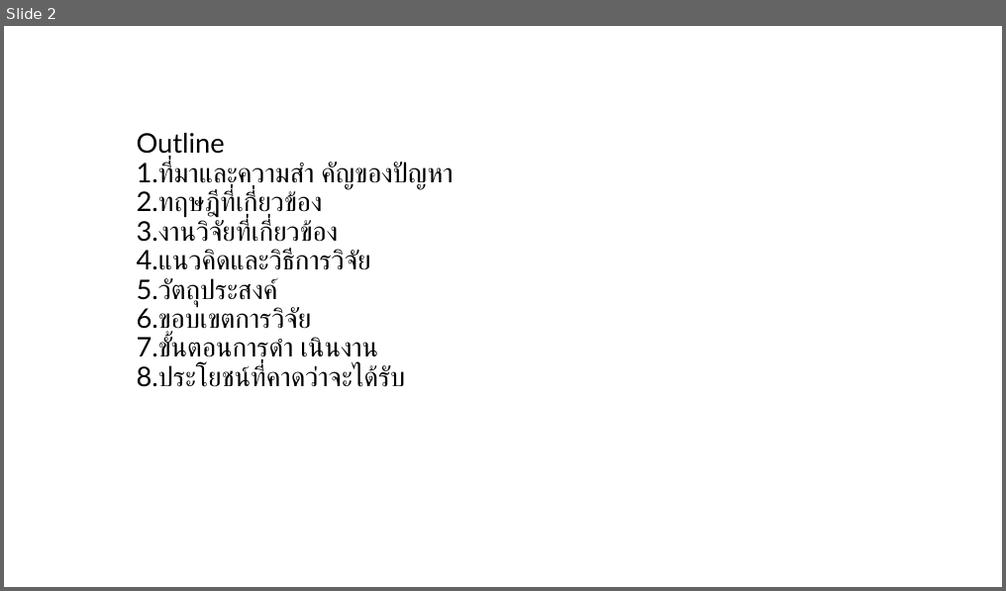
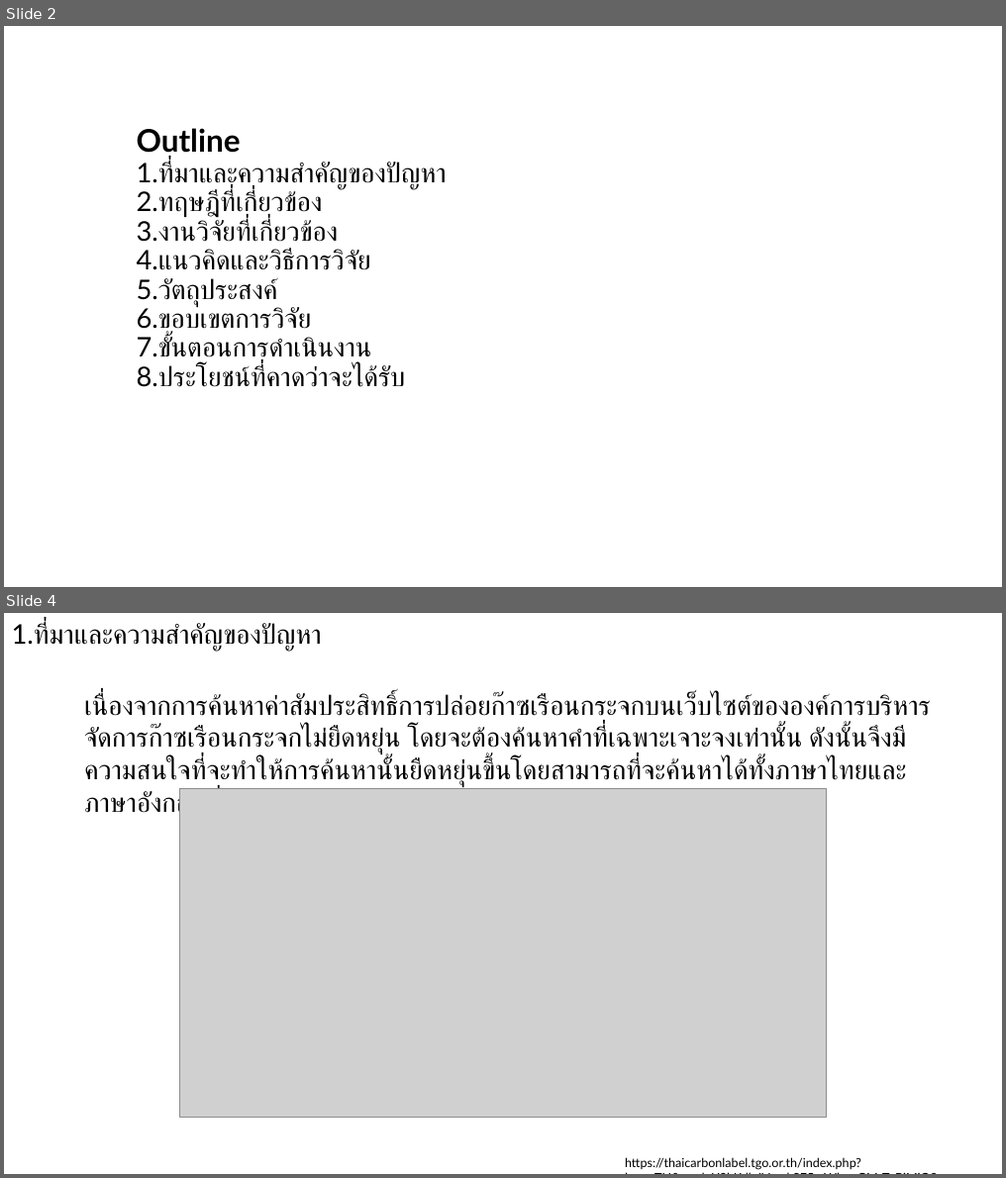
Before and after one commit to nanutnutna/thesis_ef, a slide deck: proposal/Proposal.pptx. Shown one above the other, each under a label of ours: slide 2 before the commit, slides 2 and 4 after it; the slides between them are not shown. The pictures are 1006x591 and 1006x1178 pixels, drawn with LibreOffice and Linux fonts; fonts in the diff are those of the drawing; grey boxes stand for pictures. Boxes give left, top, right and bottom in pixels: in the first picture for what was removed or moved away, otherwise in the second. Text is boxed around its words. In the diff, an @@ line names an element or a change of style, - is before the commit and + after.

```diff
--- a/proposal/Proposal.pptx
+++ b/proposal/Proposal.pptx
@@ slide 4 added at (x1=4, y1=613, x2=1002, y2=1174), background #FFFFFF @@
@@ title added at (x1=12, y1=620, x2=322, y2=652), 26 pt, text #000000 @@
+1.ที่มาและความสำคัญของปัญหา
@@ text added at (x1=84, y1=693, x2=930, y2=821), 26 pt, text #000000 @@
+เนื่องจากการค้นหาค่าสัมประสิทธิ์การปล่อยก๊าซเรือนกระจกบนเว็บไซต์ขององค์การบริหารจัดการก๊าซเรือนกระจกไม่ยืดหยุ่น โดยจะต้องค้นหาคำที่เฉพาะเจาะจงเท่านั้น ดังนั้นจึงมีความสนใจที่จะทำให้การค้นหานั้นยืดหยุ่นขึ้นโดยสามารถที่จะค้นหาได้ทั้งภาษาไทยและภาษาอังกฤษที่มีความหมายเหมือนกัน หรือระบบค้นหาแบบ2 ภาษา
@@ picture added at (x1=180, y1=789, x2=826, y2=1118) @@
@@ text added at (x1=625, y1=1157, x2=861, y2=1170), 12 pt, text #000000 @@
+https://thaicarbonlabel.tgo.or.th/index.php?lang=TH&mod=Y0hKdlpIVmpkSE5mWlcxcGMzTnBiMjQ9
@@ slide 2 changed as well @@
@@ title at (x1=137, y1=128, x2=447, y2=387): spaces changed @@
-Outline
-1.ที่มาและความสำ คัญของปัญหา
-2.ทฤษฎีที่เกี่ยวข้อง
-3.งานวิจัยที่เกี่ยวข้อง
-4.แนวคิดและวิธีการวิจัย
-5.วัตถุประสงค์
-6.ขอบเขตการวิจัย
-7.ขั้นตอนการดำ เนินงาน
-8.ประโยชน์ที่คาดว่าจะได้รับ
+Outline
+1.ที่มาและความสำคัญของปัญหา
+2.ทฤษฎีที่เกี่ยวข้อง
+3.งานวิจัยที่เกี่ยวข้อง
+4.แนวคิดและวิธีการวิจัย
+5.วัตถุประสงค์
+6.ขอบเขตการวิจัย
+7.ขั้นตอนการดำเนินงาน
+8.ประโยชน์ที่คาดว่าจะได้รับ
```
Also in this commit, not shown: 8 other slides changed, 2 other slides added, 1 slide removed, 1 other file.
